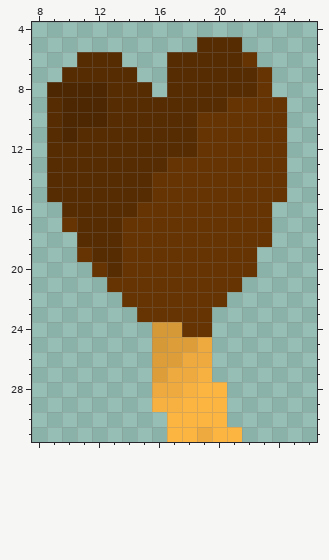
One commit to this pixel-art sprite: HermanElectro-master/Graphics/shroomrevive2.png. Above: the version before the commit.
The file is 32x32 pixels. Colours within 5 levels of each other are drawn and written as one. Shown: x 8..26, y 4..31.
And afterwards:
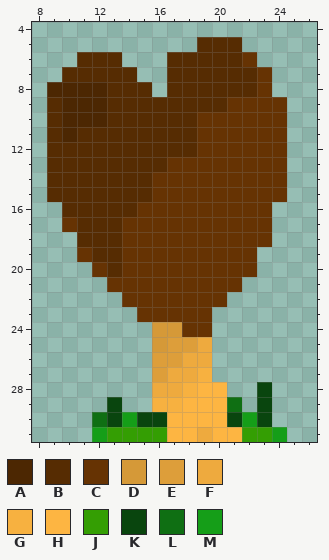
Palette (. is transparent): A #4c2702  B #562c02  C #663303  D #d59938  E #dd9e3a  F #eeaa3e  G #f7b140  H #fdb542  J #349e03  K #09450e  L #0f6f13  M #159e18
Edits made:
y 28: x 23 . -> K
y 29: x 13 . -> K; x 21 . -> L; x 23 . -> K
y 30: x 12..16 ..... -> LKMKK; x 21..23 ... -> KMK
y 31: x 12..16 ..... -> MJJJJ; x 22..24 ... -> JJM
Boxes around the changes in both pictures, in picture pixels (x1, y1, x2, y2):
added: (227, 382, 287, 442)
added: (92, 397, 167, 442)
